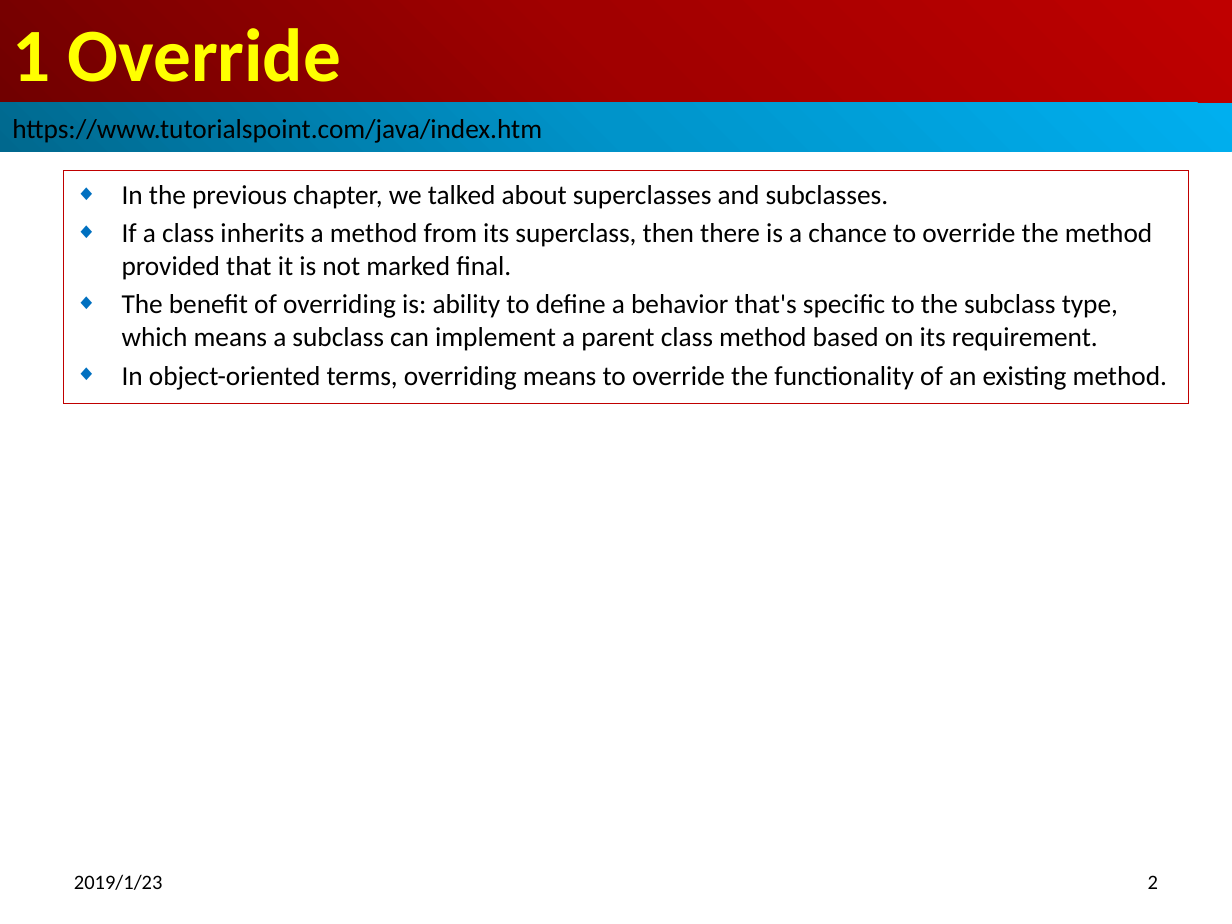
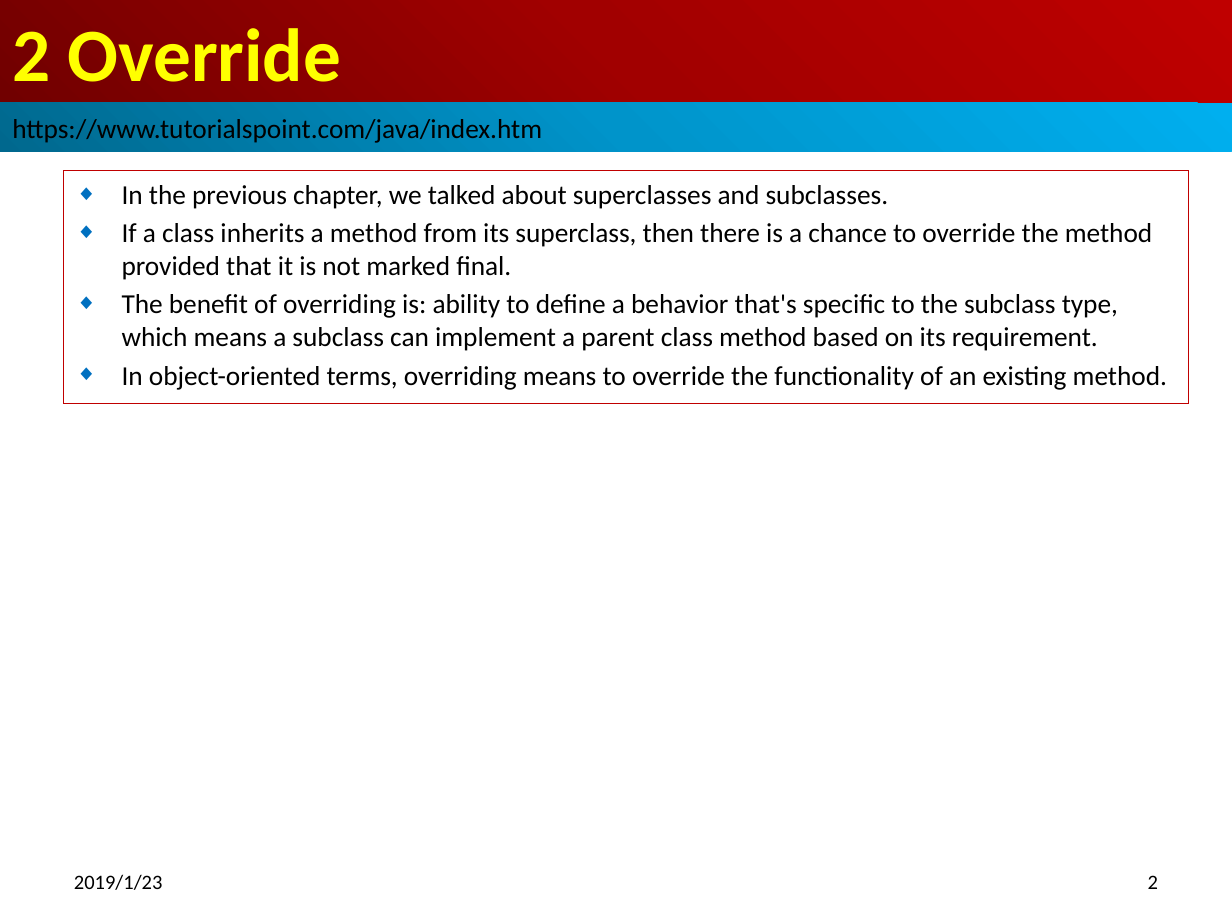
Before and after one commit to peterhchen/100-Java-OOP, a slide deck: slide 2 of 15_Ch02_Override.pptx. Drawn at 1232x924 pixels with LibreOffice and Linux fonts; fonts in the diff are those of the drawing. Boxes give left, top, right and bottom in pixels: in the first picture for what was removed or moved away, otherwise in the second. Text is boxed around its words. In the diff, an @@ line names an element or a change of style, - is before the commit and + after.

```diff
--- a/15_Ch02_Override.pptx
+++ b/15_Ch02_Override.pptx
@@ title at <box>12,28,341,82</box>: text changed @@
-1 Override
+2 Override
```
Also in this commit, not shown: 1 other slide changed, 4 other files.
